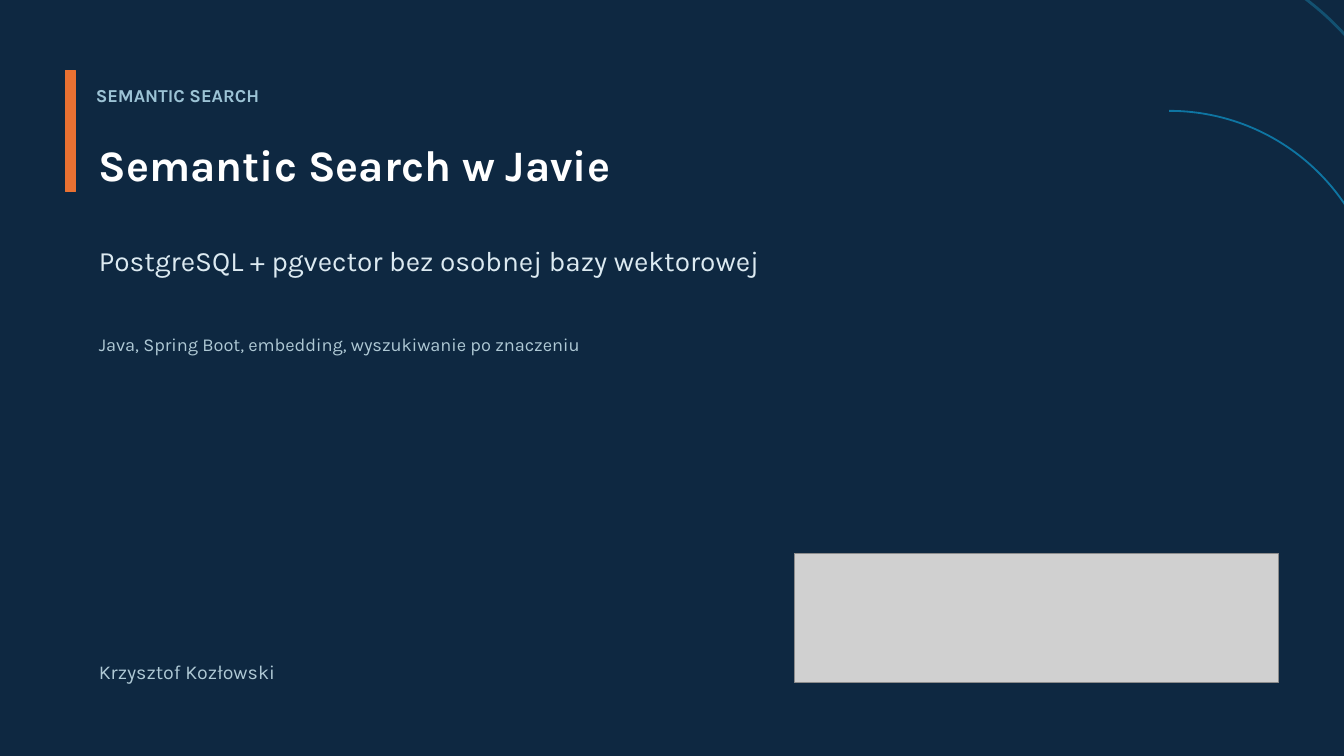
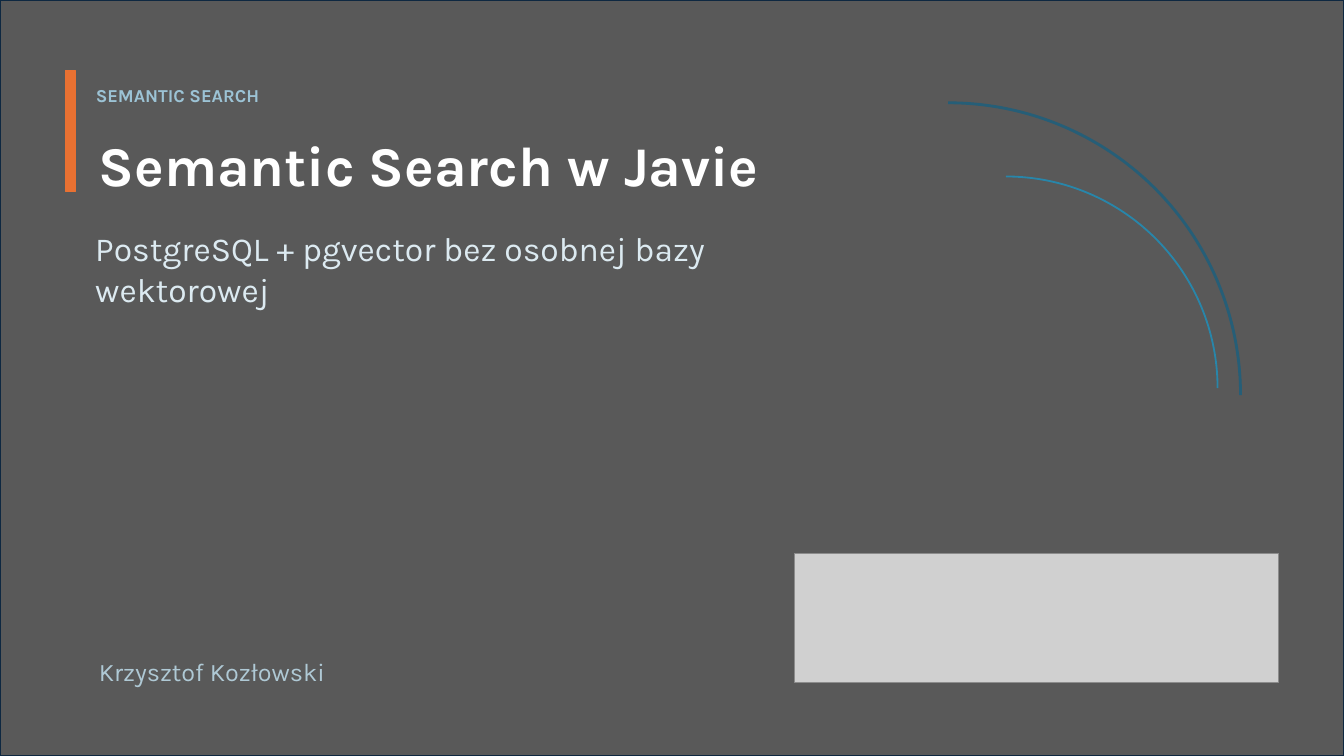
Before and after one commit to toudidel/semantic-search-demo, a slide deck: slide 1 of semantic-search.pptx. Drawn at 1344x756 pixels with LibreOffice and Linux fonts; fonts in the diff are those of the drawing; grey boxes stand for pictures. Boxes give left, top, right and bottom in pixels: in the first picture for what was removed or moved away, otherwise in the second. Text is boxed around its words. In the diff, an @@ line names an element or a change of style, - is before the commit and + after.

```diff
--- a/semantic-search.pptx
+++ b/semantic-search.pptx
@@ rectangle at <box>0,0,1344,756</box>: fill #0E2841 to #595959 @@
@@ arc (boxed as its full ellipse): place and size @@
-arc (boxed as its full ellipse) at <box>837,0,1344,524</box>
+arc (boxed as its full ellipse) at <box>656,103,1241,688</box>
@@ text "Semantic Search w Javie" at <box>99,146,759,187</box>: size 31 to 40 pt @@
@@ arc (boxed as its full ellipse): place and size @@
-arc (boxed as its full ellipse) at <box>958,111,1344,534</box>
+arc (boxed as its full ellipse) at <box>795,176,1218,600</box>
@@ text "PostgreSQL + pgvector bez osobnej ...": place and size @@
-text "PostgreSQL + pgvector bez osobnej ..." at <box>99,251,759,278</box>
+text "PostgreSQL + pgvector bez osobnej ..." at <box>95,238,705,310</box>
@@ text "PostgreSQL + pgvector bez osobnej ..." at <box>95,238,705,310</box>: size 20 to 24 pt @@
@@ text removed at <box>99,338,579,356</box> @@
-Java, Spring Boot, embedding, wyszukiwanie po znaczeniu
@@ text "Krzysztof Kozłowski" at <box>99,664,325,687</box>: size 14 to 18 pt @@
```
Also in this commit, not shown: 12 other slides changed, 1 slide added, 1 slide removed.
